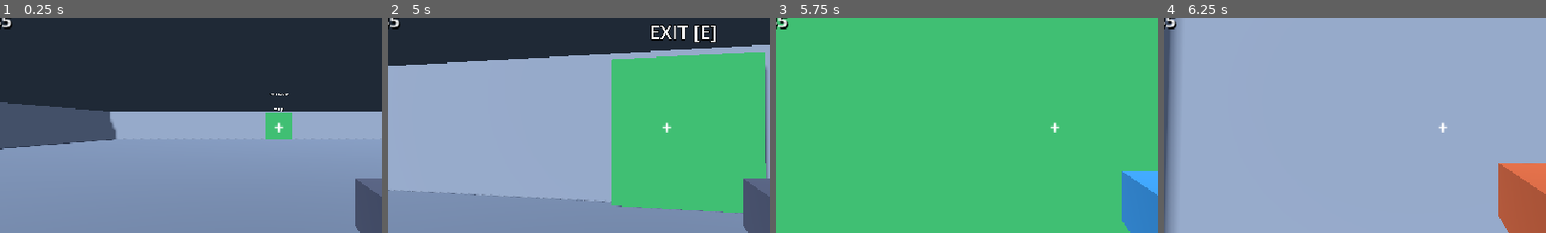
Above: before the commit, frames 1-4 (left to right).
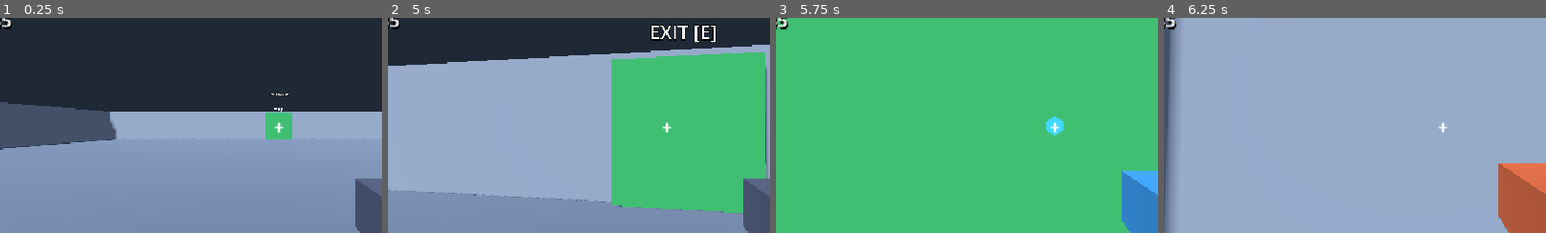
Above: after the commit, the same moments.

Repository: ItsFoxxin/Dead_Circuit
Game: Godot game, scene res://game/core/room_bootstrap.tscn
Two runs of this game, one before a commit and one after it. Both use one fixed random seed, a clock stepped at 60 frames per second and the inputs below.
Inputs (mouse positions are % of the whole screen's width and height, from its top left):
- Up to frame 1 (0.25 s): no input
- Up to frame 2 (5 s): tap E (interact) at 0.5, 1.25, 2, 2.75, 2.85, 3.5, 4.25 s; move the mouse to (55, 50) at 0.52 s; press the mouse at (55, 50) at 0.53 s; hold W (move_forward) from 0.53 s (still down); move the mouse to (45, 50) at 1.27 s; release the mouse at (45, 50) at 1.28 s; tap Q (activate_item) at 1.35 s; click (45, 50) at 1.55 s; move the mouse to (52, 48) at 2.02 s; press the mouse at (52, 48) at 2.03 s; move the mouse to (49, 52) at 2.77 s; release the mouse at (49, 52) at 2.78 s; click (49, 52) at 3.05 s; move the mouse to (57, 51) at 3.52 s; hold Shift (sprint) 3.53-4.28 s; click (57, 51) at 3.8 s; tap R (reload) at 4.15 s; move the mouse to (42, 49) at 4.27 s; tap 1 (weapon_1) at 4.35 s; click (42, 49) at 4.55 s
- Up to frame 3 (5.75 s): keep holding W (move_forward); move the mouse to (51, 50) at 5.02 s; press the mouse at (51, 50) at 5.03 s; tap 2 (weapon_2) at 5.1 s
- Up to frame 4 (6.25 s): move the mouse to (46, 48) at 5.77 s; release W (move_forward) at 5.78 s; release the mouse at (46, 48) at 5.78 s; hold D (move_right) from 5.78 s (still down); tap 3 (weapon_3) at 5.85 s; click (46, 48) at 6.05 s
The pictures show only the part of the screen within x 14-64%, y 25-75%; the shares and areas given below are measured in that part.

Frames 1-2 are identical in both runs. In frame 3, 0.3% of the frame differs, in the area x 70-76%, y 45-55%; in frame 4, nothing differs.

Commit message:
Add data-driven hitscan tracers

Diff:
--- a/content/weapons/relay_smg.tres
+++ b/content/weapons/relay_smg.tres
@@ -17,3 +17,6 @@
 damage_tags = PackedStringArray("hitscan", "automatic", "smg")
 view_size = Vector3(0.14, 0.17, 0.55)
 view_color = Color(0.12, 0.35, 0.5, 1)
+tracer_color = Color(0.25, 0.85, 1, 1)
+tracer_width = 0.009
+tracer_lifetime = 0.055
--- a/content/weapons/scatterline_shotgun.tres
+++ b/content/weapons/scatterline_shotgun.tres
@@ -17,3 +17,6 @@
 damage_tags = PackedStringArray("hitscan", "shotgun", "multi_pellet")
 view_size = Vector3(0.18, 0.2, 0.72)
 view_color = Color(0.48, 0.22, 0.12, 1)
+tracer_color = Color(1, 0.42, 0.12, 1)
+tracer_width = 0.008
+tracer_lifetime = 0.07
--- a/game/player/combat_player.gd
+++ b/game/player/combat_player.gd
@@ -31,6 +31,7 @@
 	items.effect_requested.connect(item_effects.apply)
 	weapons.fired.connect(_on_weapon_fired)
 	weapons.shot_created.connect(_on_shot_created)
+	weapons.trace_created.connect(_on_trace_created)
 	weapons.hit.connect(_on_weapon_hit)
 	weapons.equipped_changed.connect(_on_weapon_equipped)
 	health.damaged.connect(_on_health_damaged)
@@ -140,6 +141,16 @@
 	items.handle_event(CombatEvent.new(CombatEvent.Kind.SHOT_CREATED, context, origin))
 
 
+func _on_trace_created(
+	context: DamageContext, origin: Vector3, endpoint: Vector3, config: WeaponDefinition
+) -> void:
+	var tracer: BulletTracer = BulletTracer.new()
+	get_parent().add_child(tracer)
+	tracer.configure(
+		context, origin, endpoint, config.tracer_color, config.tracer_width, config.tracer_lifetime
+	)
+
+
 func _on_weapon_hit(
 	context: DamageContext, target_entity_id: int, position: Vector3, applied: float
 ) -> void:
--- /dev/null
+++ b/game/weapons/bullet_tracer.gd
@@ -0,0 +1,55 @@
+class_name BulletTracer
+extends MeshInstance3D
+## Short-lived visual for an authoritative hitscan ray. It has no collision or damage.
+
+const CAMERA_CLEARANCE_METRES: float = 0.65
+
+var source_player_id: int = -1
+var source_weapon_id: StringName
+var ray_origin: Vector3
+var ray_endpoint: Vector3
+
+
+func configure(
+	context: DamageContext,
+	origin: Vector3,
+	endpoint: Vector3,
+	color: Color,
+	width: float,
+	lifetime: float
+) -> void:
+	source_player_id = context.source_player_id
+	source_weapon_id = context.source_weapon_id
+	ray_origin = origin
+	ray_endpoint = endpoint
+	add_to_group("bullet_tracers")
+
+	var full_segment: Vector3 = endpoint - origin
+	var full_length: float = full_segment.length()
+	if full_length <= 0.001:
+		queue_free()
+		return
+	var direction: Vector3 = full_segment / full_length
+	var clearance: float = minf(CAMERA_CLEARANCE_METRES, full_length * 0.25)
+	var visual_origin: Vector3 = origin + direction * clearance
+	var visible_length: float = visual_origin.distance_to(endpoint)
+
+	var cylinder: CylinderMesh = CylinderMesh.new()
+	cylinder.height = visible_length
+	cylinder.top_radius = width
+	cylinder.bottom_radius = width
+	cylinder.radial_segments = 6
+	cylinder.rings = 1
+	mesh = cylinder
+
+	var material: StandardMaterial3D = StandardMaterial3D.new()
+	material.shading_mode = BaseMaterial3D.SHADING_MODE_UNSHADED
+	material.albedo_color = color
+	material.emission_enabled = true
+	material.emission = color
+	material_override = material
+	cast_shadow = GeometryInstance3D.SHADOW_CASTING_SETTING_OFF
+	global_position = (visual_origin + endpoint) * 0.5
+	global_basis = Basis(Quaternion(Vector3.UP, direction))
+
+	get_tree().create_timer(lifetime).timeout.connect(queue_free)
--- a/game/weapons/weapon_controller.gd
+++ b/game/weapons/weapon_controller.gd
@@ -5,6 +5,9 @@
 signal changed
 signal fired(context: DamageContext)
 signal shot_created(context: DamageContext, origin: Vector3)
+signal trace_created(
+	context: DamageContext, origin: Vector3, endpoint: Vector3, config: WeaponDefinition
+)
 signal hit(context: DamageContext, target_entity_id: int, position: Vector3, applied: float)
 
 var definition: WeaponDefinition
@@ -121,6 +124,8 @@
 			origin, origin + ray * definition.range_metres, 7, [excluded]
 		)
 		var ray_result: Dictionary = world.direct_space_state.intersect_ray(query)
+		var endpoint: Vector3 = ray_result.get("position", origin + ray * definition.range_metres)
+		trace_created.emit(shot, origin, endpoint, definition)
 		var collider: Variant = ray_result.get("collider")
 		if collider is DamageableBody:
 			var body: DamageableBody = collider
--- a/game/weapons/weapon_definition.gd
+++ b/game/weapons/weapon_definition.gd
@@ -17,6 +17,9 @@
 @export var damage_tags: PackedStringArray = ["hitscan"]
 @export var view_size: Vector3 = Vector3(0.12, 0.15, 0.42)
 @export var view_color: Color = Color(0.18, 0.2, 0.25, 1.0)
+@export var tracer_color: Color = Color(1.0, 0.72, 0.24, 1.0)
+@export var tracer_width: float = 0.012
+@export var tracer_lifetime: float = 0.08
 
 
 func validation_errors() -> PackedStringArray:
@@ -41,4 +44,8 @@
 		or view_size.z <= 0.0
 	):
 		errors.append("Weapon view size must be finite and positive")
+	if not is_finite(tracer_width) or tracer_width <= 0.0:
+		errors.append("Weapon tracer width must be finite and positive")
+	if not is_finite(tracer_lifetime) or tracer_lifetime <= 0.0:
+		errors.append("Weapon tracer lifetime must be finite and positive")
 	return errors
--- a/game/weapons/weapon_loadout.gd
+++ b/game/weapons/weapon_loadout.gd
@@ -6,6 +6,9 @@
 signal equipped_changed(previous_index: int, current_index: int)
 signal fired(context: DamageContext)
 signal shot_created(context: DamageContext, origin: Vector3)
+signal trace_created(
+	context: DamageContext, origin: Vector3, endpoint: Vector3, config: WeaponDefinition
+)
 signal hit(context: DamageContext, target_entity_id: int, position: Vector3, applied: float)
 
 var controllers: Array[WeaponController] = []
@@ -79,6 +82,12 @@
 	controller.shot_created.connect(
 		func(context: DamageContext, origin: Vector3) -> void: shot_created.emit(context, origin)
 	)
+	controller.trace_created.connect(
+		func(
+			context: DamageContext, origin: Vector3, endpoint: Vector3, config: WeaponDefinition
+		) -> void:
+			trace_created.emit(context, origin, endpoint, config)
+	)
 	controller.hit.connect(
 		func(
 			context: DamageContext, target_entity_id: int, position: Vector3, applied: float
--- a/tests/integration/test_combat.gd
+++ b/tests/integration/test_combat.gd
@@ -45,6 +45,27 @@
 	player.shoot()
 	assert_eq(enemy.health.current, enemy.health.maximum)
 	assert_eq(player.weapon.magazine, 11)
+
+
+func test_each_authored_hitscan_ray_creates_a_short_lived_tracer() -> void:
+	var player: CombatPlayer = session.local_player
+	player.camera.rotation.x = 1.2
+	var expected_total: int = 0
+	for index: int in range(player.weapons.controllers.size()):
+		if index > 0:
+			assert_true(player.switch_weapon(index))
+		var expected_for_weapon: int = player.weapon.definition.base_shot_count
+		expected_total += expected_for_weapon
+		assert_not_null(player.shoot())
+		var tracers: Array[BulletTracer] = []
+		for child: Node in session.actors.get_children():
+			if child is BulletTracer:
+				tracers.append(child as BulletTracer)
+		assert_eq(tracers.size(), expected_total)
+		var latest: BulletTracer = tracers.back()
+		assert_eq(latest.source_player_id, player.player_id)
+		assert_eq(latest.source_weapon_id, player.weapon.definition.id)
+		assert_gt(latest.ray_origin.distance_to(latest.ray_endpoint), 1.0)
 
 
 func test_enemy_melee_uses_health_interface_and_cooldown() -> void:
--- a/tests/unit/test_weapon_loadout.gd
+++ b/tests/unit/test_weapon_loadout.gd
@@ -22,6 +22,8 @@
 	assert_gt(Shotgun.spread_degrees, Pistol.spread_degrees)
 	for definition: WeaponDefinition in [Pistol, Smg, Shotgun]:
 		assert_true(definition.validation_errors().is_empty())
+		assert_gt(definition.tracer_width, 0.0)
+		assert_gt(definition.tracer_lifetime, 0.0)
 
 
 func test_switching_preserves_independent_ammo_reload_and_cooldown_state() -> void:
@@ -75,4 +77,6 @@
 	invalid.display_name = "Invalid"
 	invalid.base_shot_count = 0
 	invalid.spread_degrees = 90.0
+	invalid.tracer_width = 0.0
+	invalid.tracer_lifetime = 0.0
 	assert_gt(invalid.validation_errors().size(), 1)
Not shown, added: game/weapons/bullet_tracer.gd.uid
Not shown, changed: docs/TESTING.md
Not shown, changed: docs/WEAPON_VARIETY.md
